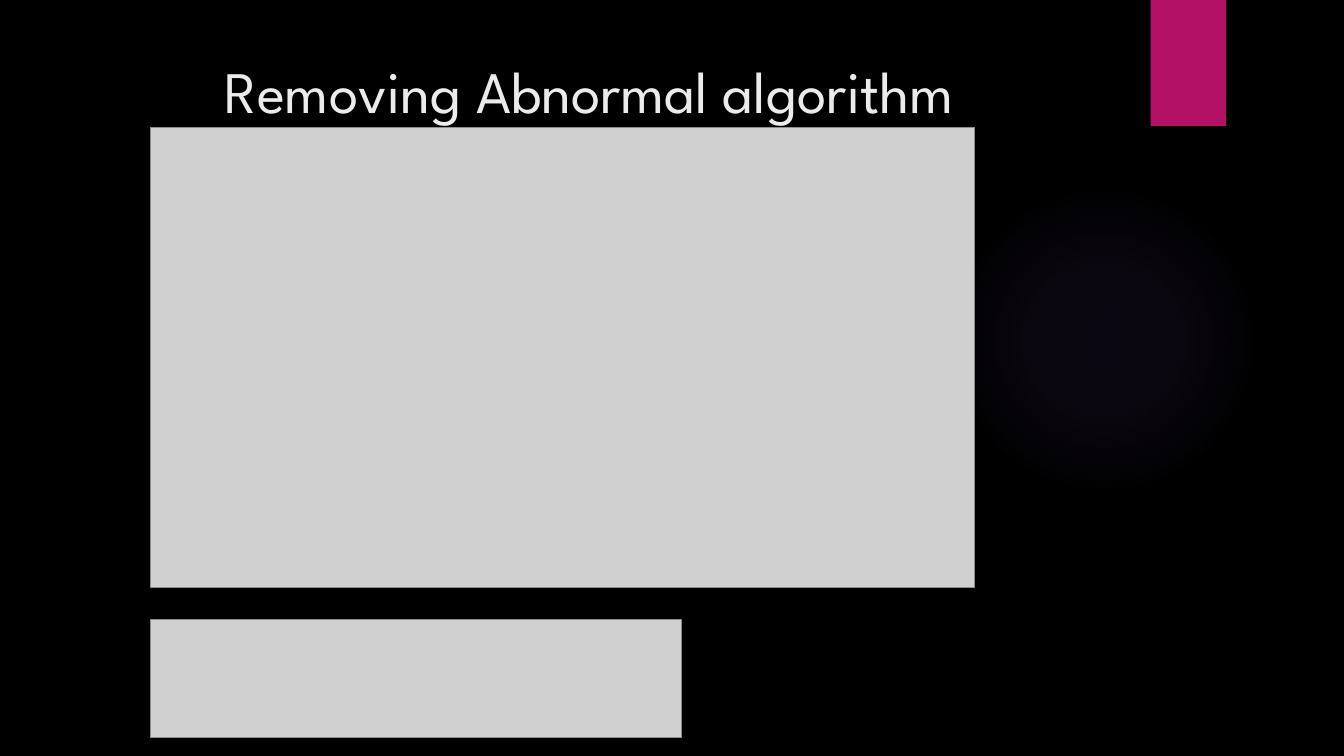
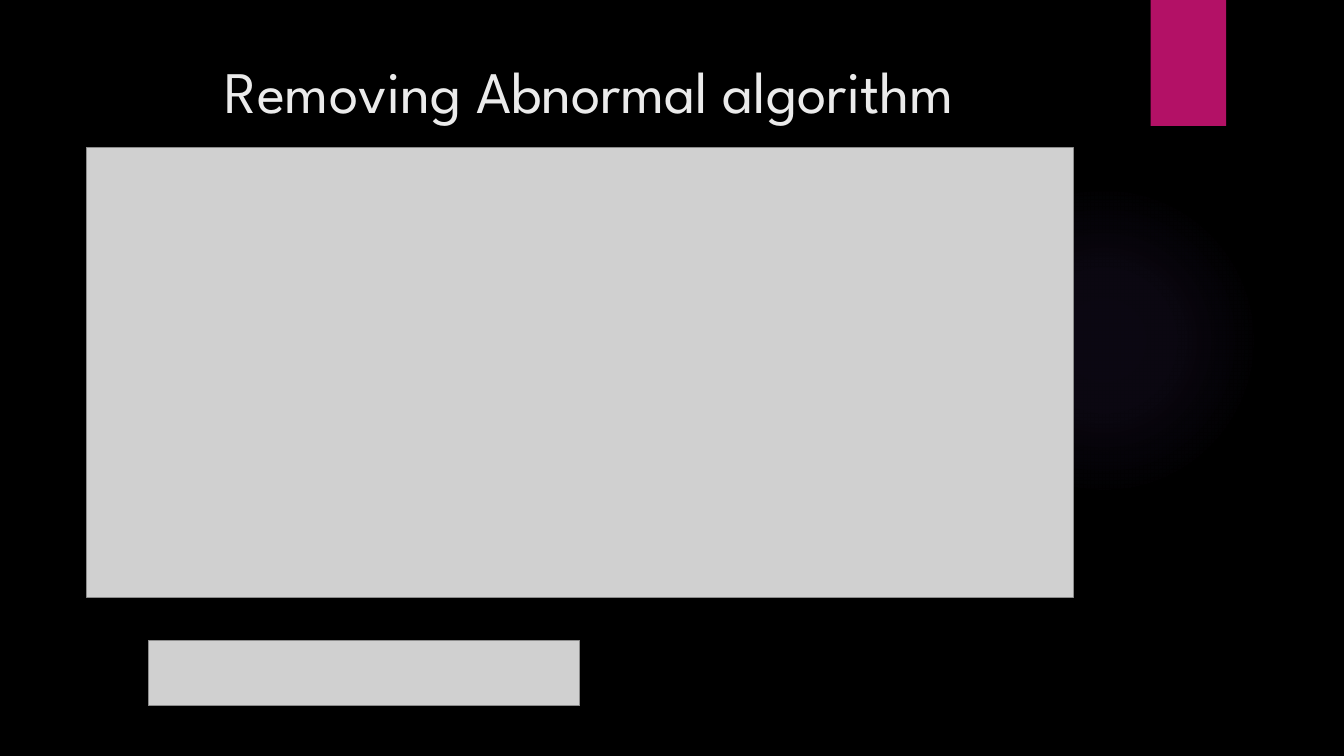
Before and after one commit to Omri110/Gyroscope-step-modeling--Matlab, a slide deck: slide 12 of Project_Presentation.pptx (slide 11 before the commit). Drawn at 1344x756 pixels with LibreOffice and Linux fonts; fonts in the diff are those of the drawing; grey boxes stand for pictures; background and template pictures are left out. Boxes give left, top, right and bottom in pixels: in the first picture for what was removed or moved away, otherwise in the second. Text is boxed around its words. In the diff, an @@ line names an element or a change of style, - is before the commit and + after.

```diff
--- a/Project_Presentation.pptx
+++ b/Project_Presentation.pptx
@@ picture: place and size @@
-picture at box(151, 127, 975, 588)
+picture at box(87, 147, 1073, 597)
@@ picture removed at box(151, 620, 682, 738) @@
@@ picture added at box(148, 640, 580, 706) @@
```
Also in this commit, not shown: 4 other slides changed, 4 slides added, 49 other files.
